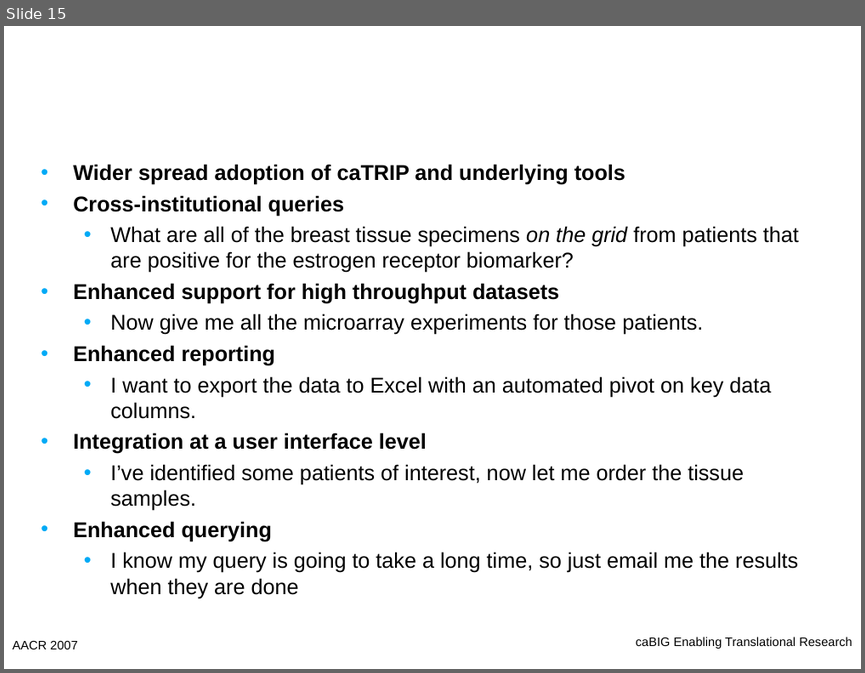
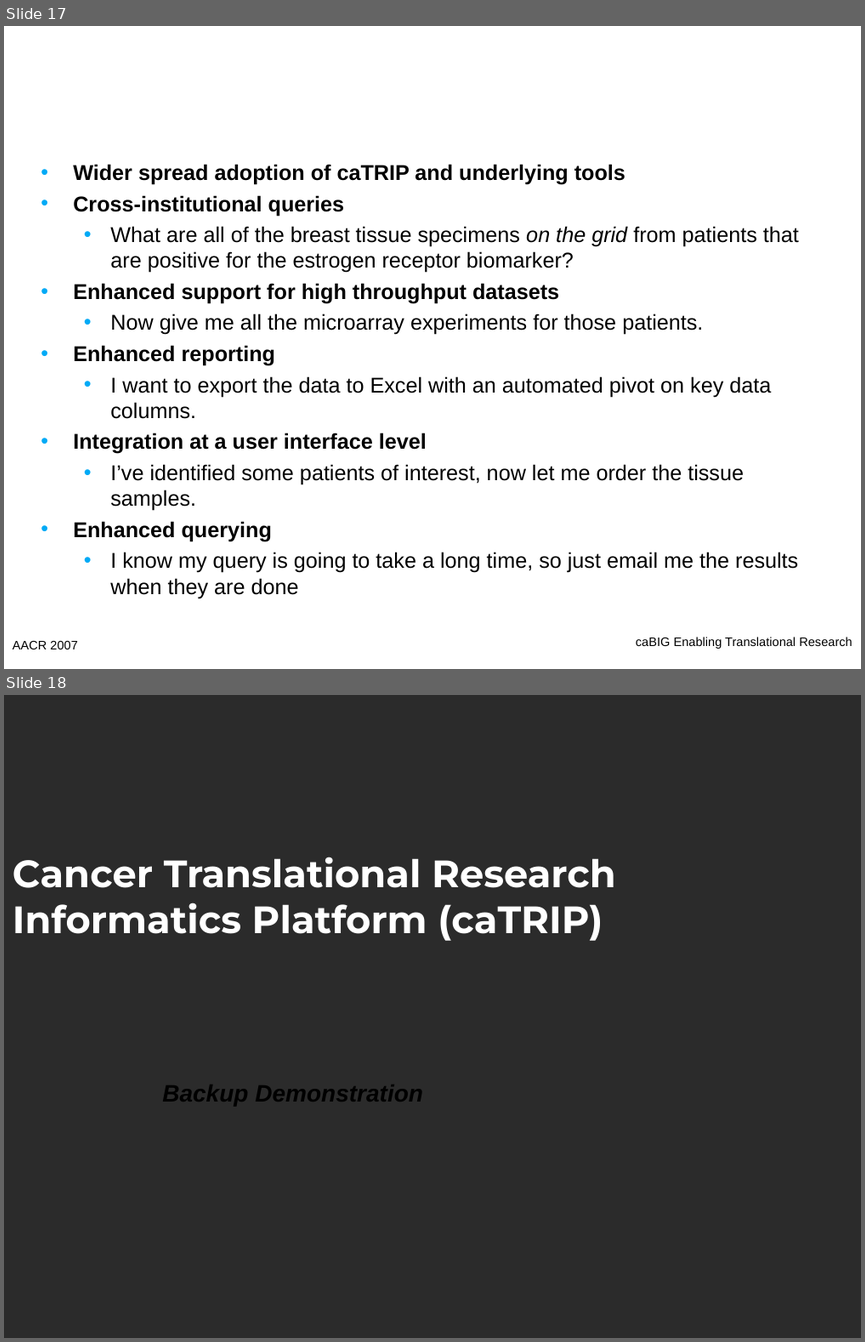
Before and after one commit to NCIP/catrip, a slide deck: catrip/documentation/presentations/aacr_2007/mcconnell_catrip_aacr_2007.ppt. Shown one above the other, each under a label of ours: slide 15 before the commit, slides 17 and 18 after it. The pictures are 865x673 and 865x1342 pixels, drawn with LibreOffice and Linux fonts; fonts in the diff are those of the drawing; background and template pictures are left out; a plain dark background stands for a picture behind light text. Boxes give left, top, right and bottom in pixels: in the first picture for what was removed or moved away, otherwise in the second. Text is boxed around its words. In the diff, an @@ line names an element or a change of style, - is before the commit and + after.

```diff
--- a/catrip/documentation/presentations/aacr_2007/mcconnell_catrip_aacr_2007.ppt
+++ b/catrip/documentation/presentations/aacr_2007/mcconnell_catrip_aacr_2007.ppt
@@ slide 18 added at [4, 695, 861, 1338], background picture (left out) @@
@@ title added at [12, 857, 615, 941], 32 pt, text #FFFFFF, bold @@
+Cancer Translational Research Informatics Platform (caTRIP)
@@ subtitle added at [162, 1084, 423, 1106], 20 pt, text #000000, bold, italic @@
+Backup Demonstration
@@ what was slide 15 is now slide 17 @@
```
Also in this commit, not shown: 15 other slides added, 1 other file.
